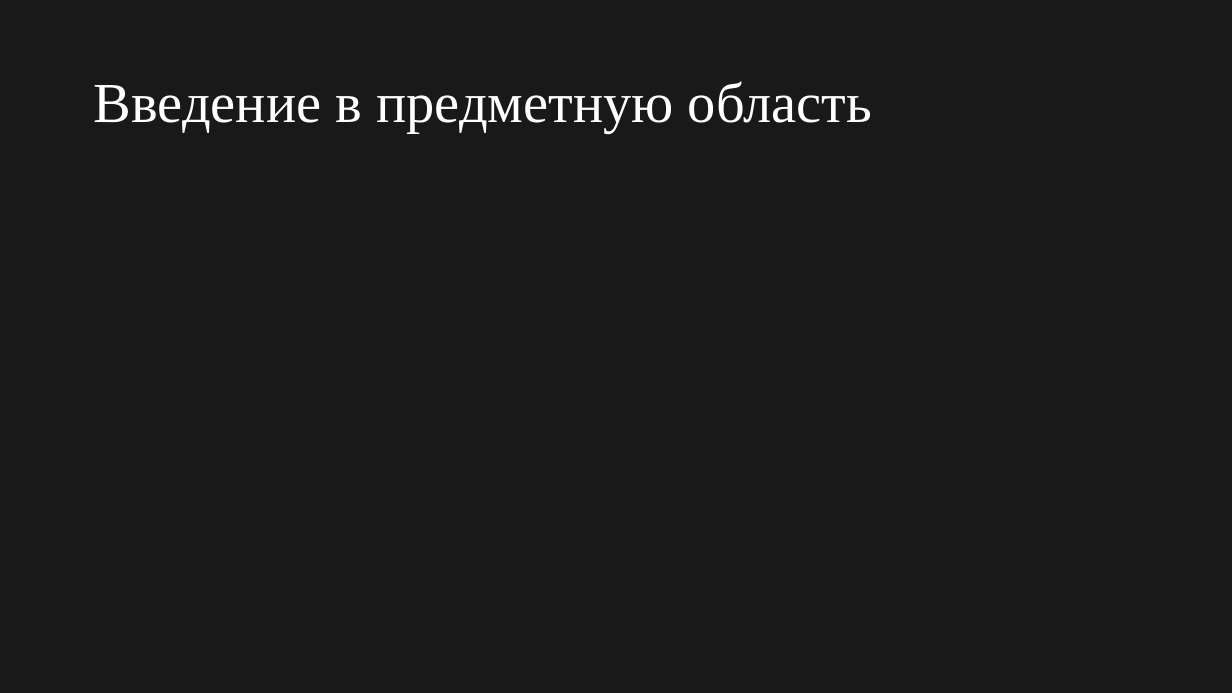
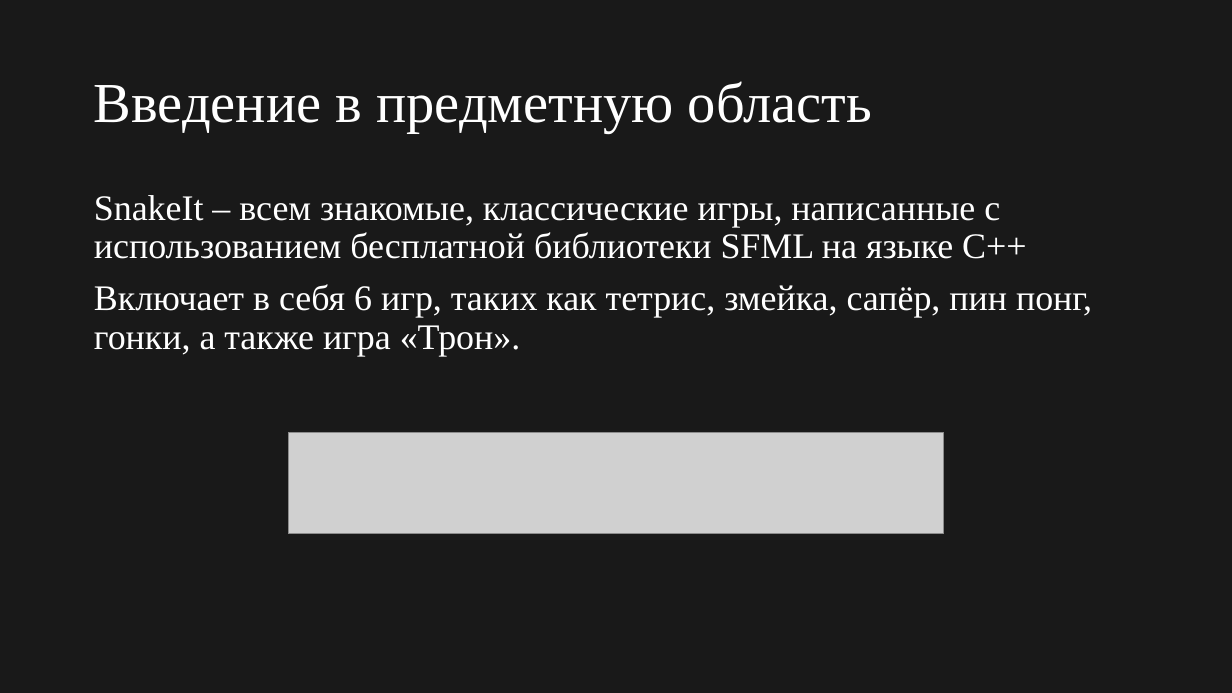
Before and after one commit to 12PAIN/SnakeIt, a slide deck: slide 2 of Report/Presentation.pptx. Drawn at 1232x693 pixels with LibreOffice and Linux fonts; fonts in the diff are those of the drawing; grey boxes stand for pictures. Boxes give left, top, right and bottom in pixels: in the first picture for what was removed or moved away, otherwise in the second. Text is boxed around its words. In the diff, an @@ line names an element or a change of style, - is before the commit and + after.

```diff
--- a/Report/Presentation.pptx
+++ b/Report/Presentation.pptx
@@ text added at <box>94,195,1092,356</box>, 28 pt, text #FFFFFF @@
+SnakeIt – всем знакомые, классические игры, написанные с использованием бесплатной библиотеки SFML на языке C++
+Включает в себя 6 игр, таких как тетрис, змейка, сапёр, пин понг, гонки, а также игра «Трон».
@@ picture added at <box>288,433,944,533</box> @@
```
Also in this commit, not shown: 3 other slides changed, 3 slides added, 1 slide removed, 1 other file.
